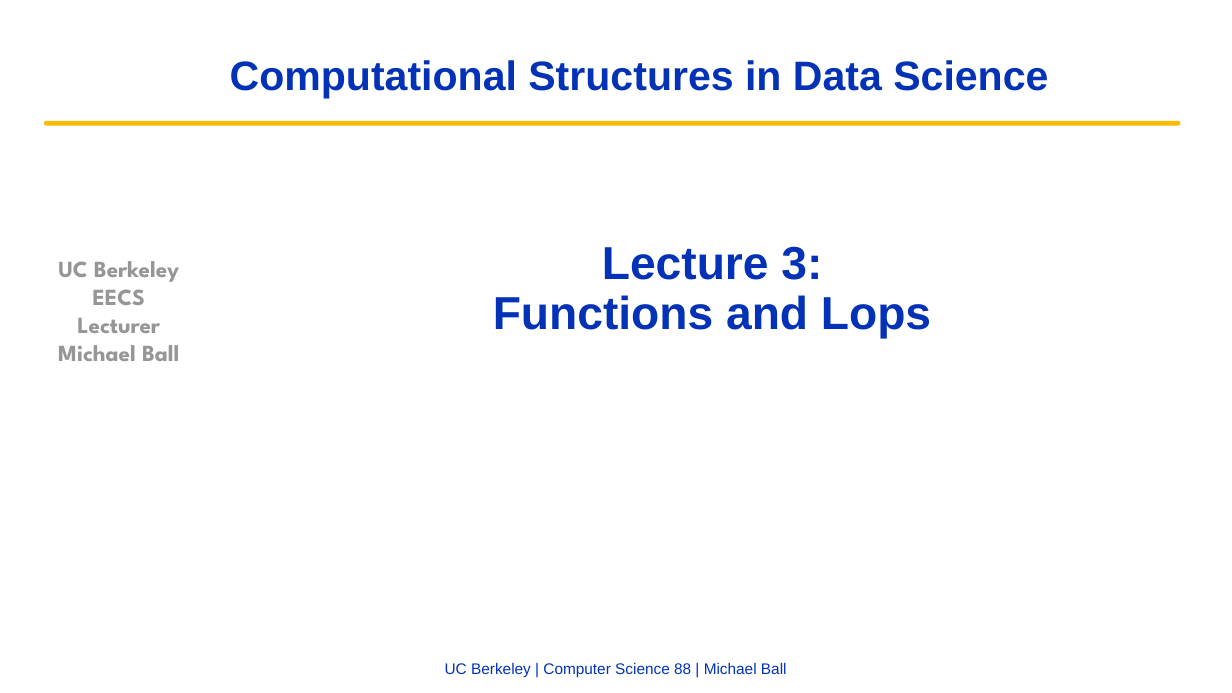
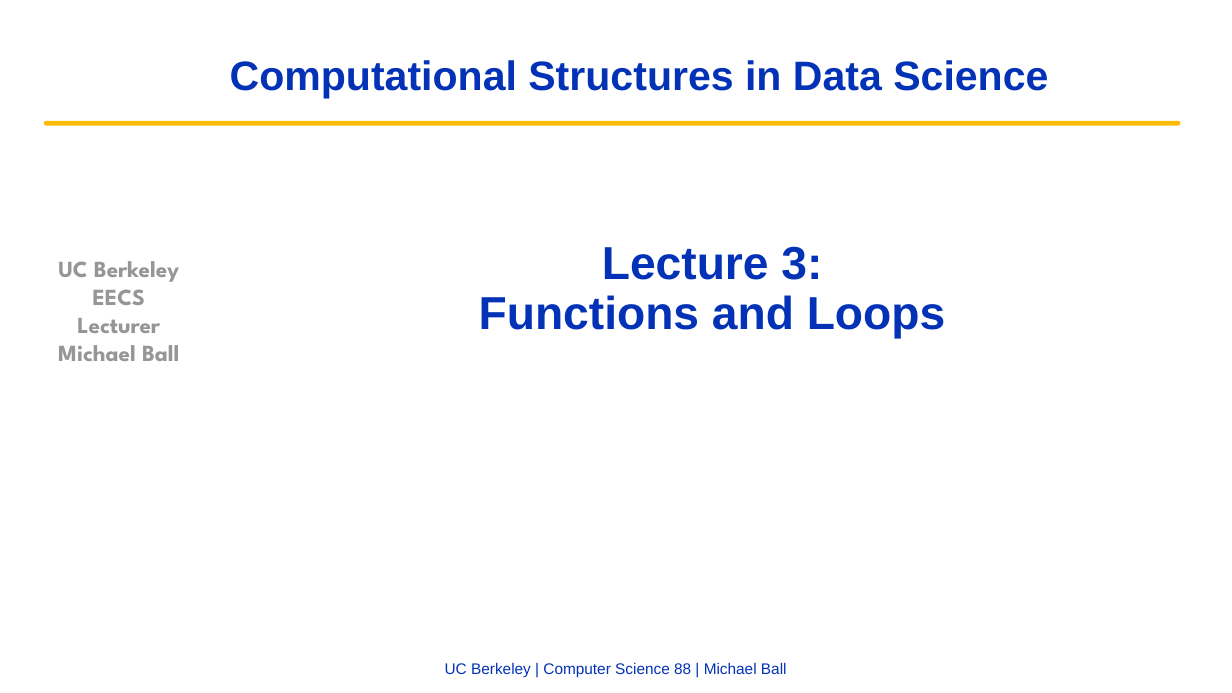
Before and after one commit to cs88-website/fa22, a slide deck: slide 1 of assets/slides/fa22/03-Loops.pptx. Drawn at 1232x693 pixels with LibreOffice and Linux fonts; fonts in the diff are those of the drawing; background and template pictures are left out. Boxes give left, top, right and bottom in pixels: in the first picture for what was removed or moved away, otherwise in the second. Text is boxed around its words. In the diff, an @@ line names an element or a change of style, - is before the commit and + after.

```diff
--- a/assets/slides/fa22/03-Loops.pptx
+++ b/assets/slides/fa22/03-Loops.pptx
@@ title at bbox=[479, 246, 945, 339]: text changed @@
-Lecture 3:
-Functions and Lops
+Lecture 3:
+Functions and Loops
```
Also in this commit, not shown: 9 other slides changed, 6 slides added, 3 slides removed, 4 other files.
